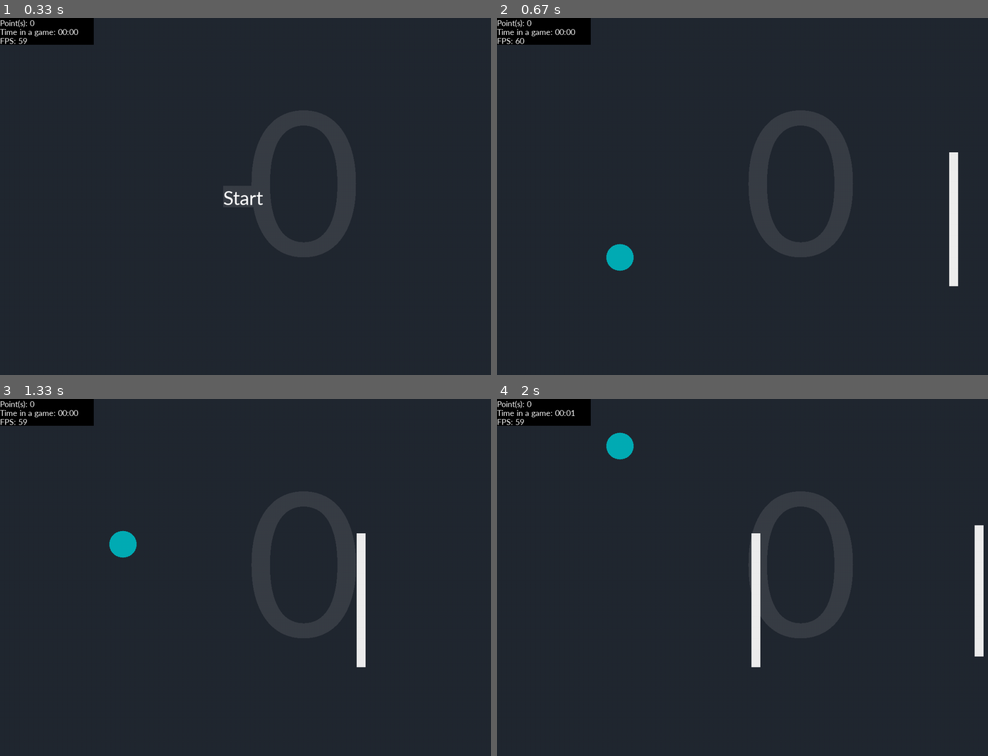
Above: before the commit, frames 1-4 (two rows, left to right).
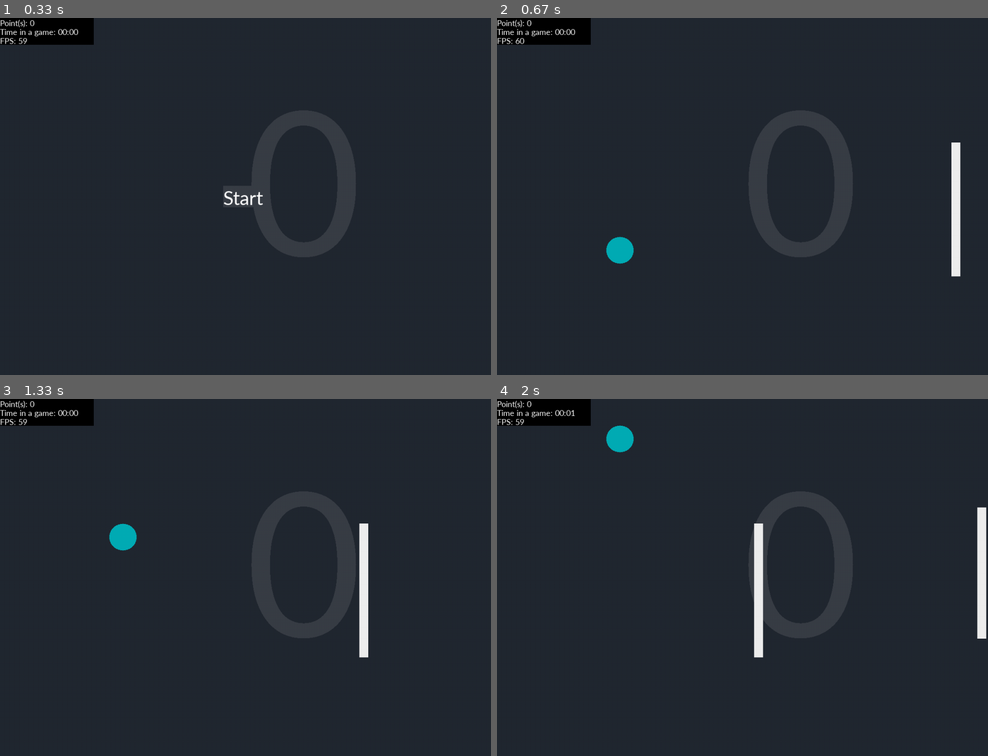
Above: after the commit, the same moments.

Repository: Helohi/FunBird_pygame_python
Game: pygame game, started from main.py
The game is run twice, just before and just after one commit, with the same random seed, the same clock (stepped at 60 frames per second) and the same inputs.
Inputs (mouse positions are in pixels of both pictures, inside the frame that each line leads up to):
- Up to frame 1 (0.33 s): no input
- Up to frame 2 (0.67 s): click (742, 196) at 0.38 s
- Up to frame 3 (1.33 s): tap Space at 0.67 s; click (93, 663) at 1.05 s
- Up to frame 4 (2 s): click (801, 609) at 1.38 s; click (624, 506) at 1.72 s

Frame 1 is identical in both runs. In frame 2, 0.7% of the frame differs, in the area x 22-95%, y 34-76%; in frame 3, 0.8%; in frame 4, 1.4%, in the area x 22-100%, y 7-76%.

Commit message:
Funburd 2.0

Diff:
--- a/constants.py
+++ b/constants.py
@@ -4,3 +4,4 @@
     FPS = 60
     SIZE_OF_BIRD = 30
     Points = 0
+    BACKGROUND_COLOR = (34, 40, 49,)
--- /dev/null
+++ b/game_states.py
@@ -0,0 +1,116 @@
+from enum import Enum
+from time import gmtime, time
+from typing import List
+
+import pygame.event
+from pygame.time import Clock
+
+from bird import Bird
+from black_statistics import Statistics
+from constants import Constants
+from hole import Hole
+from menu import Menu, MenuEnum
+
+
+class State(Enum):
+    StartMenu = 1
+    RestartMenu = 2
+    GameRunning = 3
+
+
+class StartMenu:
+    @staticmethod
+    def run(screen: pygame.Surface, on: bool, statistics: Statistics, stopwatch, clock: Clock, bird: Bird,
+            *args, **kwargs) -> (bool, State,):
+        next_state = State.StartMenu
+        for event in pygame.event.get():
+            if event.type == pygame.QUIT:
+                on = False
+            if event.type == pygame.KEYDOWN:
+                if event.key == pygame.K_s:
+                    next_state = State.GameRunning
+            if event.type == pygame.MOUSEBUTTONDOWN:
+                if Menu.is_clicked(pygame.mouse.get_pos(), MenuEnum.START):
+                    next_state = State.GameRunning
+
+        # Draw window
+        screen.fill(Constants.BACKGROUND_COLOR)
+        # Draw statistics
+        statistics.draw(screen, gmtime(time() - stopwatch), bird.points, clock.get_fps())
+
+        Menu(screen, MenuEnum.START).draw()
+        pygame.display.update()
+        return on, next_state
+
+
+class RestartMenu:
+    @staticmethod
+    def run(screen: pygame.Surface, on: bool, statistics: Statistics, stopwatch, clock: Clock, bird: Bird,
+            *args, **kwargs) -> (bool, State,):
+        next_state = State.RestartMenu
+        for event in pygame.event.get():
+            if event.type == pygame.QUIT:
+                on = False
+            if event.type == pygame.KEYDOWN:
+                if event.key == pygame.K_s:
+                    next_state = State.GameRunning
+            if event.type == pygame.MOUSEBUTTONDOWN:
+                if Menu.is_clicked(pygame.mouse.get_pos(), MenuEnum.RESTART):
+                    next_state = State.GameRunning
+
+        # Draw window
+        screen.fill(Constants.BACKGROUND_COLOR)
+        # Draw statistics
+        statistics.draw(screen, gmtime(time() - stopwatch), bird.points, clock.get_fps())
+
+        Menu(screen, MenuEnum.RESTART).draw()
+        pygame.display.update()
+        return on, next_state
+
+
+class GameRunning:
+    @staticmethod
+    def run(screen: pygame.Surface, on: bool, statistics: Statistics, stopwatch, clock: Clock, bird: Bird,
+            holes: List[Hole], *args, **kwargs) -> (bool, State,):
+        next_state = State.GameRunning
+
+        for event in pygame.event.get():
+            if event.type == pygame.QUIT:
+                on = False
+            if event.type == pygame.KEYDOWN:
+                if event.key == pygame.K_SPACE:
+                    bird.jump()
+            elif event.type == pygame.MOUSEBUTTONDOWN:
+                bird.jump()
+
+        # Drawing
+        screen.fill(Constants.BACKGROUND_COLOR)
+        statistics.draw(screen, gmtime(time() - stopwatch), bird.points, clock.get_fps())
+
+        # Draw bird
+        if not bird.make_move(screen):
+            next_state = State.RestartMenu
+
+        # Draw holes
+        last_hole = None
+        for i, hole in enumerate(holes):
+            if hole.is_valuable and hole.is_needed_to_check(bird):
+                if hole.is_bird_in(bird):
+                    hole.is_valuable = False
+                    bird.points += Hole.POINT_GIVEN
+                elif bird.position[0] - bird.size < hole.pos[0] + hole.size[0]:
+                    pass
+                else:
+                    next_state = State.RestartMenu
+
+            if not hole.make_move(screen):
+                del holes[i]
+                continue
+            last_hole = hole
+
+        if last_hole and Constants.WINDOW_WIDTH - last_hole.pos[0] >= Hole.SPACE_BETWEEN:
+            holes.append(Hole())
+
+        pygame.display.update()
+
+        return on, next_state
--- a/main.py
+++ b/main.py
@@ -1,13 +1,14 @@
+import sys
+from random import randint
+from time import time
+
 import pygame
-import sys
+
+from bird import Bird
+from black_statistics import Statistics
 from constants import Constants
-from random import randint
-from bird import Bird
-from menu import Menu, MenuEnum
+from game_states import State, StartMenu, RestartMenu, GameRunning
 from hole import Hole
-from black_statistics import Statistics
-from time import time, gmtime
-import asyncio
 
 
 def gen_random_color():
@@ -23,86 +24,44 @@
             [Hole()], Statistics(), time())
 
 
-async def main():
-    def exit_menu():
-        nonlocal is_menu, stopwatch, bird, holes, statistics, stopwatch
+def start_game():
+    def run_state(state: State):
+        nonlocal bird, holes, statistics, stopwatch
 
-        if is_menu[1].what_menu == MenuEnum.RESTART:
-            bird, holes, statistics, stopwatch = start_set()
-        elif is_menu[1].what_menu == MenuEnum.START:
-            stopwatch = time()
-        is_menu = [False, None]
-
-    pygame.init()
+        match state:
+            case State.StartMenu:
+                return StartMenu.run(screen, on, statistics, stopwatch, clock, bird, holes)
+            case State.RestartMenu:
+                return RestartMenu.run(screen, on, statistics, stopwatch, clock, bird, holes)
+            case State.GameRunning:
+                return GameRunning.run(screen, on, statistics, stopwatch, clock, bird, holes)
 
     # Main variables
     screen = pygame.display.set_mode((Constants.WINDOW_WIDTH, Constants.WINDOW_HEIGHT,))
     clock = pygame.time.Clock()
-    is_menu = (True, Menu(screen))
+    state = State.StartMenu
 
     # Game variables
     bird, holes, statistics, stopwatch = start_set()
     on = True
 
     while on:
-        clock.tick(Constants.FPS)  # set FPS
-        await asyncio.sleep(0)
+        clock.tick(Constants.FPS)
+        prev_state = state
+        on, state = run_state(state)
 
-        # Handling events
-        for event in pygame.event.get():
-            if event.type == pygame.QUIT:
-                on = False
-            if is_menu[0]:
-                if event.type == pygame.KEYDOWN:
-                    if event.key == pygame.K_s:
-                        exit_menu()
-                if event.type == pygame.MOUSEBUTTONDOWN:
-                    if Menu.is_clicked(pygame.mouse.get_pos()):
-                        exit_menu()
-            else:
-                if event.type == pygame.KEYDOWN:
-                    if event.key == pygame.K_SPACE:
-                        bird.jump()
-                elif event.type == pygame.MOUSEBUTTONDOWN:
-                    bird.jump()
+        if prev_state != state and state == State.GameRunning:
+            bird, holes, statistics, stopwatch = start_set()
 
-        # Drawing window
-        screen.fill((34, 40, 49,))  # Background
-        # Draw statistics
-        statistics.draw(screen, gmtime(time() - stopwatch), bird.points, clock.get_fps())
 
-        if is_menu[0]:  # Menu
-            is_menu[1].draw()
-        else:  # Game
-            # Draw bird
-            if not bird.make_move(screen):
-                is_menu = (True, Menu(screen, MenuEnum.RESTART))
-
-            # Draw holes
-            last_hole = None
-            for i, hole in enumerate(holes):
-                if hole.is_valuable and hole.is_needed_to_check(bird):
-                    if hole.is_bird_in(bird):
-                        hole.is_valuable = False
-                        bird.points += Hole.POINT_GIVEN
-                    elif bird.position[0] - bird.size < hole.pos[0] + hole.size[0]:
-                        pass
-                    else:
-                        is_menu = (True, Menu(screen, MenuEnum.RESTART))
-
-                if not hole.make_move(screen):
-                    del holes[i]
-                    continue
-
-                last_hole = hole
-            if last_hole and Constants.WINDOW_WIDTH - last_hole.pos[0] >= Hole.SPACE_BETWEEN:
-                holes.append(Hole())
-
-        pygame.display.update()  # Update using changes
+def main():
+    pygame.init()
+    start_game()
 
     # Quiting the game
     pygame.quit()
     sys.exit()
 
+
 if __name__ == '__main__':
-    asyncio.run(main())
+    main()
--- a/menu.py
+++ b/menu.py
@@ -8,7 +8,6 @@
 
 
 class Menu(MenuEnum):
-    last_shown = None
     _font_size = 48
     _start_button_prop = (Constants.WINDOW_WIDTH // 2 - 100 // 2,
                           Constants.WINDOW_HEIGHT // 2 - _font_size // 2, 100, _font_size)
@@ -17,7 +16,7 @@
 
     def __init__(self, surface: pygame.Surface, what_menu: MenuEnum = MenuEnum.START, font_name: str = 'Corbel'):
         self.surface = surface
-        self.what_menu = Menu.last_shown = what_menu
+        self.what_menu = what_menu
         self.font = pygame.font.SysFont(font_name, self._font_size)
 
     def draw(self):
@@ -34,8 +33,8 @@
                               self._restart_button_prop[0:2], )
 
     @staticmethod
-    def is_clicked(mouse_pos: tuple[int, int]):
-        match Menu.last_shown:
+    def is_clicked(mouse_pos: tuple[int, int], what_menu: MenuEnum):
+        match what_menu:
             case MenuEnum.START:
                 return MenuEnum.START if (Menu._start_button_prop[0] <=
                                           mouse_pos[0] <= Menu._start_button_prop[0] + Menu._start_button_prop[2] and
